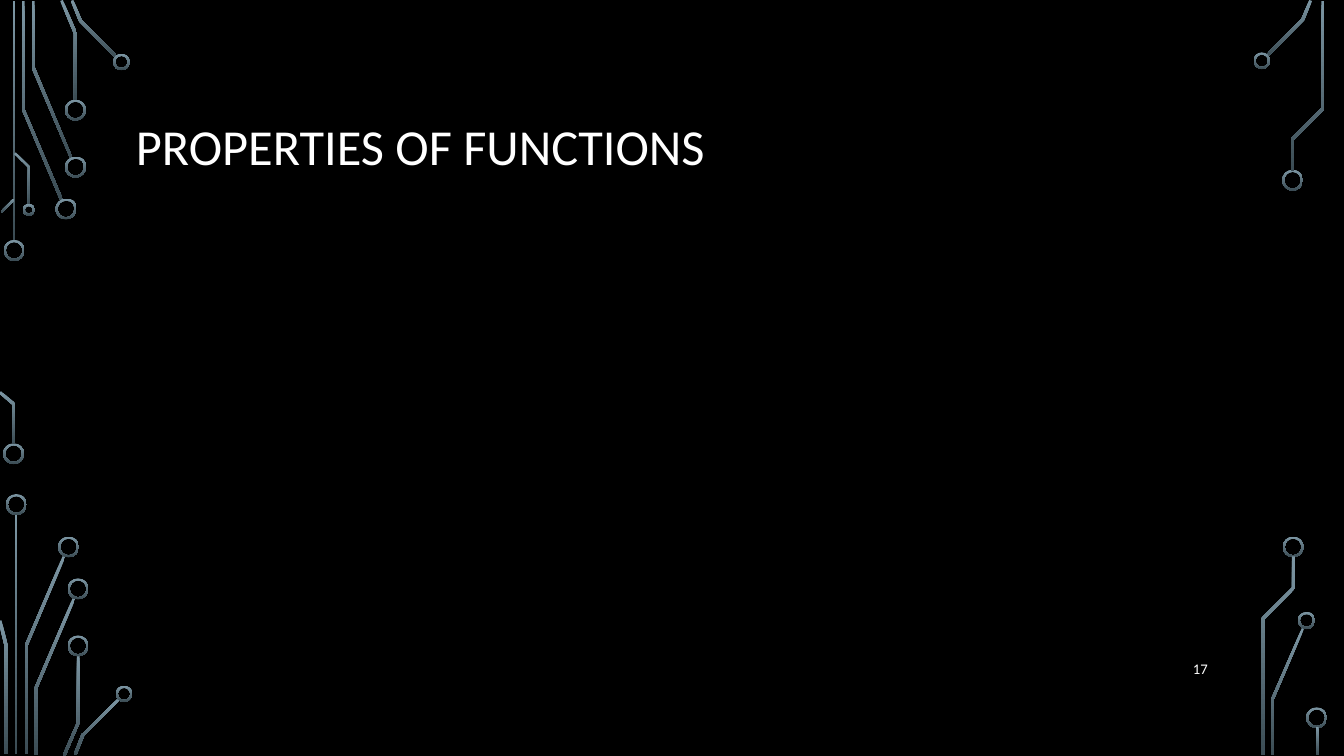
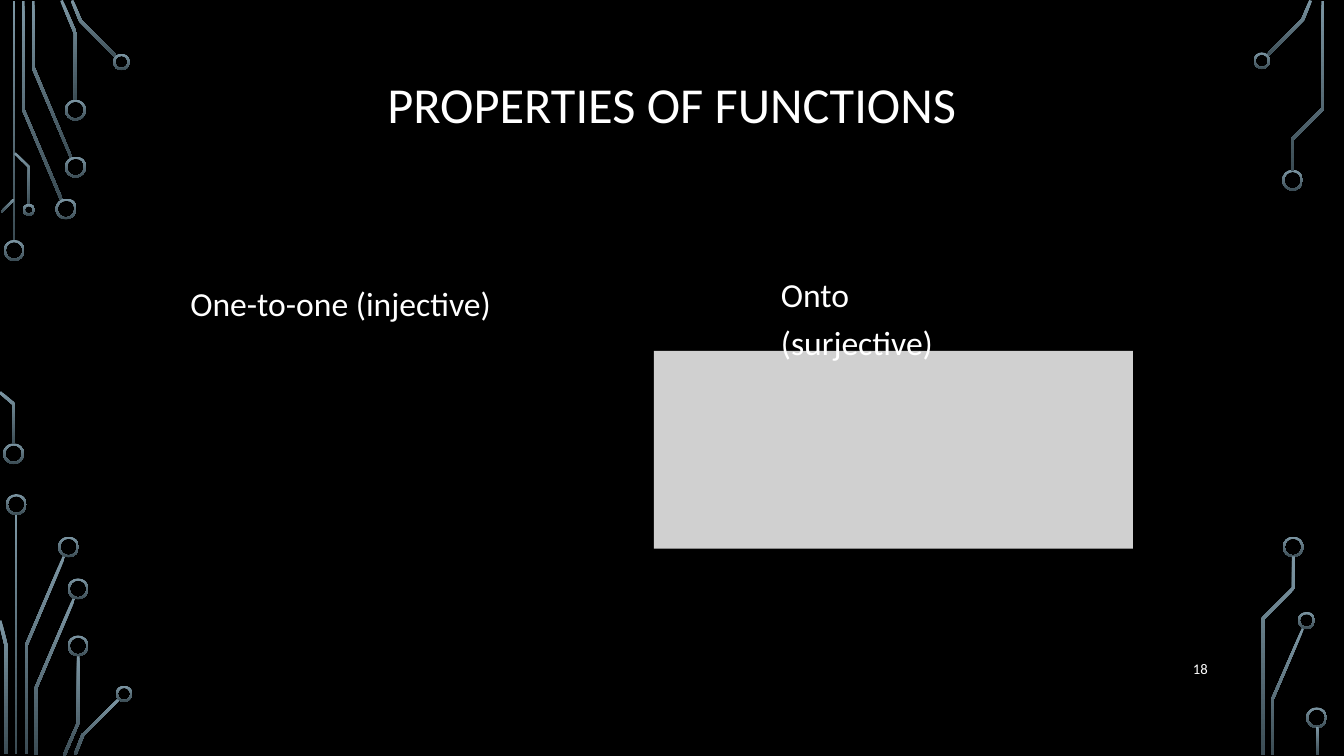
Before and after one commit to markfloryan/dmt2, a slide deck: slide 18 of slides/01-WhatIsAComputer.pptx (slide 17 before the commit). Drawn at 1344x756 pixels with LibreOffice and Linux fonts; fonts in the diff are those of the drawing; grey boxes stand for pictures; background and template pictures are left out. Boxes give left, top, right and bottom in pixels: in the first picture for what was removed or moved away, otherwise in the second. Text is boxed around its words. In the diff, an @@ line names an element or a change of style, - is before the commit and + after.

```diff
--- a/slides/01-WhatIsAComputer.pptx
+++ b/slides/01-WhatIsAComputer.pptx
@@ title "PROPERTIES OF FUNCTIONS": place and size @@
-title "PROPERTIES OF FUNCTIONS" at [136, 132, 704, 166]
+title "PROPERTIES OF FUNCTIONS" at [387, 90, 956, 124]
@@ title "PROPERTIES OF FUNCTIONS" at [387, 90, 956, 124]: alignment left to centre @@
@@ text added at [190, 291, 491, 322], 24 pt, text #FFFFFF @@
+One-to-one (injective)
@@ text added at [781, 285, 933, 364], 24 pt, text #FFFFFF @@
+Onto (surjective)
@@ picture added at [654, 351, 1133, 548] @@
@@ page number at [1193, 664, 1208, 674]: text changed @@
-17
+18
```
Also in this commit, not shown: 4 other slides changed, 1 slide added, 1 other file.
